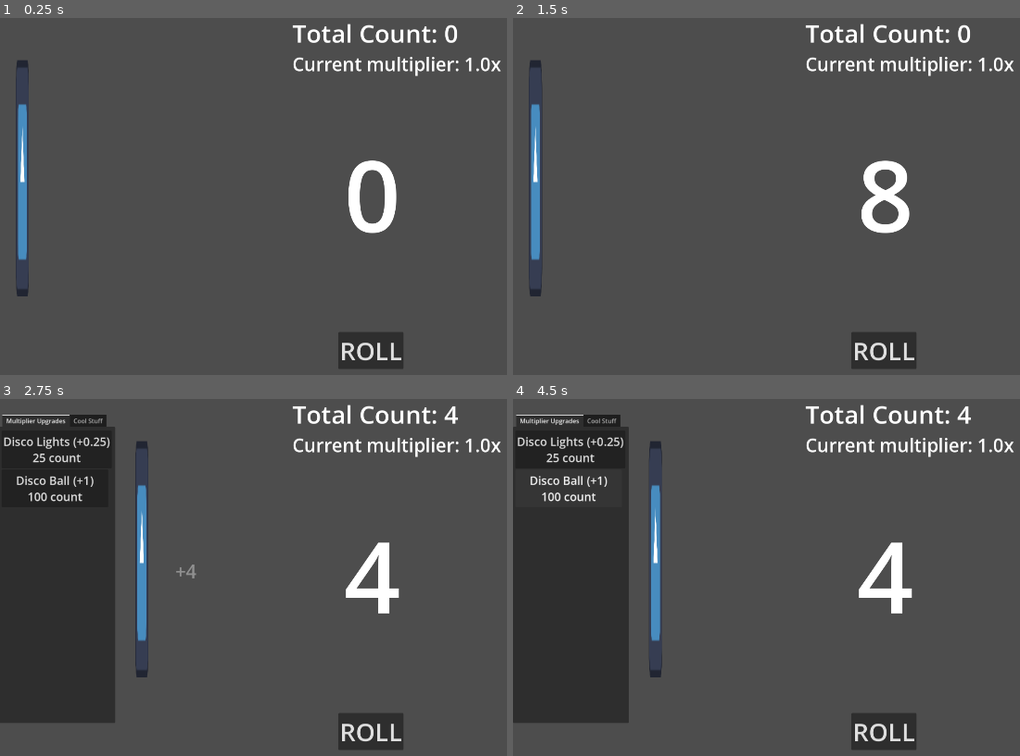
Above: before the commit, frames 1-4 (two rows, left to right).
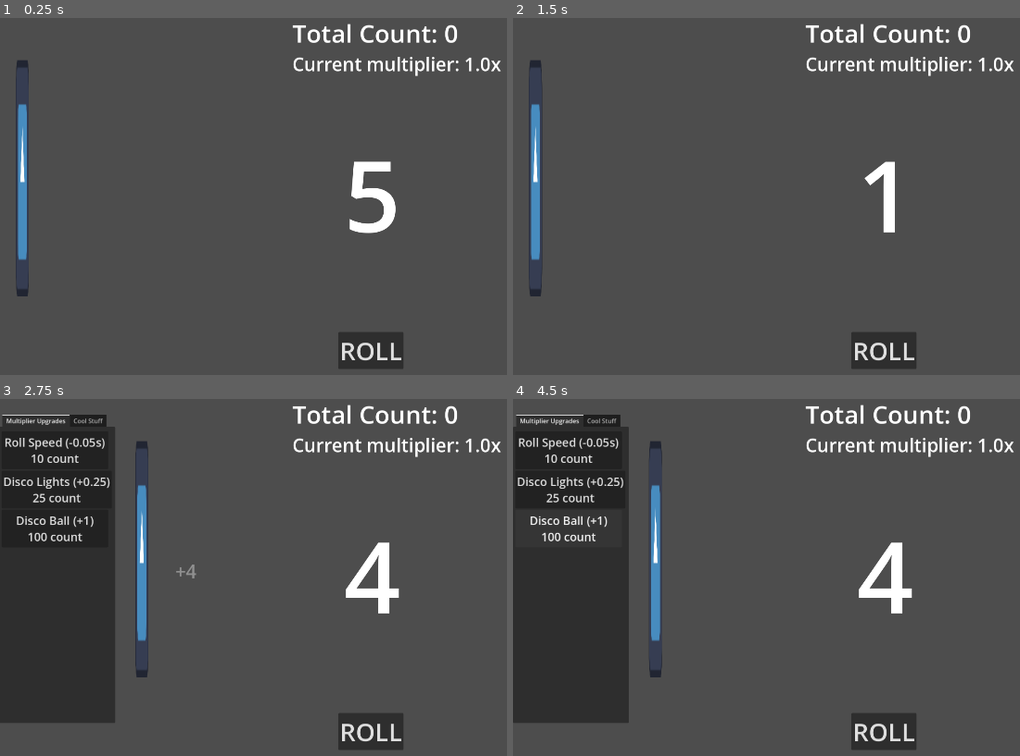
Above: after the commit, the same moments.

Repository: HelloIsReal/Number-Addict
Game: Godot game, scene res://scenes/main.tscn
Two runs of this game, one before a commit and one after it. Both use one fixed random seed, a clock stepped at 60 frames per second and the inputs below. The engine's default icon, where the game draws it, is replaced by a stand-in: a white triangle on a blue panel in a dark square.
Inputs (mouse positions are in pixels of both pictures, inside the frame that each line leads up to):
- Up to frame 1 (0.25 s): no input
- Up to frame 2 (1.5 s): click "ROLL" at 0.5 s; click (533, 178) at 1.25 s
- Up to frame 3 (2.75 s): tap Enter at 2 s; move the mouse to (outside the picture) at 2.02 s; hold Right from 2.03 s (still down); tap Alt at 2.1 s; click (outside the picture) at 2.17 s
- Up to frame 4 (4.5 s): release Right at 2.75 s; click "Disco Lights (+0.25) 25 count" at 2.75 s; click (568, 448) at 3.5 s, where only the run after the commit has a clickable "Roll Speed (-0.05s) 10 count"; click "Disco Ball (+1) 100 count" at 4.25 s

The runs differ from the first frame. In frame 1, 0.7% of the frame differs, in the area x 68-79%, y 39-61%; in frame 2, 1.1%; in frame 3, 1.4%; in frame 4, 1.5%, in the area x 0-91%, y 1-40%.

Commit message:
Reset object shop option + optimization attempt
For some reason the game starts to become more laggy the longer the game is open. I've tried to fix this by replacing the physics_process() functions with static one time call functions.

Diff:
--- a/global.gd
+++ b/global.gd
@@ -1,6 +1,8 @@
 extends Node
 
+signal resetObjects()
 signal rollNumbers()
 signal countAdded(num)
 var totalCount=0
 var currentMult=1
+var rollSpeedReductions=0
--- a/scenes/disco_ball.gd
+++ b/scenes/disco_ball.gd
@@ -4,6 +4,8 @@
 var point=2
 var rotationAmount=1
 
+func _ready():
+	Global.resetObjects.connect(freeObject)
 
 func _physics_process(delta):
 	hue += delta * speed
@@ -13,3 +15,7 @@
 	$ball.self_modulate.a = 0.8
 
 	$ball.rotation+=1*delta
+
+
+func freeObject():
+	queue_free()
--- a/scenes/disco_light.gd
+++ b/scenes/disco_light.gd
@@ -5,6 +5,7 @@
 var rotationAmount=1
 func _ready():
 	disco_rotate()
+	Global.resetObjects.connect(freeObject)
 
 func _physics_process(delta):
 	hue += delta * speed
@@ -25,3 +26,6 @@
 		tween = get_tree().create_tween()
 		tween.tween_property($".", "rotation_degrees", -70, 6)
 		await tween.finished
+
+func freeObject():
+	queue_free()
--- a/scenes/main.gd
+++ b/scenes/main.gd
@@ -1,17 +1,14 @@
 extends Node2D
-#
-#func _ready():
-	#Global.countAdded.connect(updateTotal)
 
-func _physics_process(delta):
+func _ready():
+	updateStats()
+	#Global.countAdded.connect(updateStats)
+#func _physics_process(delta):
+
+
+func _on_roll_button_pressed():
+	Global.emit_signal("rollNumbers")
+
+func updateStats():
 	$totalMult.text = "Current multiplier: %sx" % Global.currentMult
 	$totalCount.text = "Total Count: %d" % Global.totalCount
-	print()
-
-#func updateTotal(num):
-	#Global.totalCount+=num
-
-
-
-func _on_roll_button_button_up():
-	Global.emit_signal("rollNumbers")
--- a/scenes/main.tscn
+++ b/scenes/main.tscn
@@ -37,4 +37,4 @@
 
 [node name="shopSystem" parent="." unique_id=868133078 instance=ExtResource("3_sugp2")]
 
-[connection signal="button_up" from="rollButton" to="." method="_on_roll_button_button_up"]
+[connection signal="pressed" from="rollButton" to="." method="_on_roll_button_pressed"]
--- a/scenes/numberRoller.gd
+++ b/scenes/numberRoller.gd
@@ -9,22 +9,22 @@
 	#pass
 
 	# Insert fade in animation when spawned
-func _physics_process(delta):
-	$number.text = "%d" % displayNumber
+#func _physics_process(delta):
+
 
 
 func roll():
 	if(!rolling):
 		rolling=true
-		for i in range(100):
-
+		for i in range(100-(Global.rollSpeedReductions*5)):
 			await get_tree().create_timer(0.01).timeout
-			if(displayNumber==9):
-				displayNumber=0
-			else:
-				displayNumber+=1
+			#if(displayNumber==9):
+				#displayNumber=0
+			#else:
+				#displayNumber+=1
 			rolledNumber = rng.randi_range(1*Global.currentMult,9*Global.currentMult)
 			displayNumber=rolledNumber
+			$number.text = "%d" % displayNumber
 		var newNumberGain = numberGain.instantiate()
 		get_tree().current_scene.add_child(newNumberGain)
 		Global.countAdded.emit(rolledNumber)
--- a/scenes/shop_system.gd
+++ b/scenes/shop_system.gd
@@ -4,12 +4,16 @@
 var discoBalls=0
 var shopOpen=true
 var rng = RandomNumberGenerator.new()
-var discoLight = preload("res://scenes/disco_light.tscn")
-var discoBall = preload("res://scenes/disco_ball.tscn")
+var discoLightObject = preload("res://scenes/disco_light.tscn")
+var discoBallObject = preload("res://scenes/disco_ball.tscn")
 
-func _physics_process(delta):
+func _ready():
+	updateCosts()
+
+func updateCosts():
 	$"TabContainer/Multiplier Upgrades/discoLights".text = "Disco Lights (+0.25)\n%d count" % (25*(discoLights+1))
 	$"TabContainer/Multiplier Upgrades/discoBalls".text = "Disco Ball (+1)\n%d count" % (100*(discoBalls+1))
+	$"TabContainer/Multiplier Upgrades/rollSpeed".text = "Roll Speed (-0.05s)\n%d count" % (10*((Global.rollSpeedReductions+1)*(Global.rollSpeedReductions+1)))
 	Global.currentMult = 1 + discoLights*0.25 + discoBalls*1
 
 
@@ -24,6 +28,7 @@
 		var tween = get_tree().create_tween()
 		tween.tween_property($".", "position", Vector2(-310,0),0.75).set_trans(Tween.TRANS_CUBIC)
 		print("exited!")
+	updateCosts()
 
 
 func _on_disco_lights_pressed():
@@ -31,16 +36,41 @@
 		print("bought disco light!")
 		Global.totalCount -= (25*(discoLights+1))
 		discoLights+=1
-		var newDiscoLight = discoLight.instantiate()
+		var newDiscoLight = discoLightObject.instantiate()
 		newDiscoLight.position = Vector2(rng.randi_range(150,1700),1080)
 		get_tree().current_scene.add_child(newDiscoLight)
-
+	updateCosts()
 
 func _on_disco_balls_pressed():
 	if Global.totalCount >= (100*(discoBalls+1)):
 		print("bought disco ball!")
 		Global.totalCount -= (100*(discoBalls+1))
 		discoBalls+=1
-		var newDiscoBall = discoBall.instantiate()
+		var newDiscoBall = discoBallObject.instantiate()
 		newDiscoBall.position = Vector2(rng.randi_range(150,1800),75)
 		get_tree().current_scene.add_child(newDiscoBall)
+	updateCosts()
+
+
+func _on_reload_objects_pressed():
+	if Global.totalCount >= 100:
+		print("Bought object reload!")
+		Global.totalCount-= 100
+		Global.resetObjects.emit()
+		for i in range(discoLights):
+			var newDiscoLight = discoLightObject.instantiate()
+			newDiscoLight.position = Vector2(rng.randi_range(150,1700),1080)
+			get_tree().current_scene.add_child(newDiscoLight)
+		for i in range(discoBalls):
+			var newDiscoBall = discoBallObject.instantiate()
+			newDiscoBall.position = Vector2(rng.randi_range(150,1800),75)
+			get_tree().current_scene.add_child(newDiscoBall)
+	updateCosts()
+
+
+func _on_roll_speed_pressed():
+	if Global.totalCount >= (10*((Global.rollSpeedReductions+1)*(Global.rollSpeedReductions+1))):
+		print("bough roll speed reduction!")
+		Global.totalCount -= (10*((Global.rollSpeedReductions+1)*(Global.rollSpeedReductions+1)))
+		Global.rollSpeedReductions+=1
+	updateCosts()
--- a/scenes/shop_system.tscn
+++ b/scenes/shop_system.tscn
@@ -18,12 +18,23 @@
 mouse_filter = 1
 metadata/_tab_index = 0
 
+[node name="rollSpeed" type="Button" parent="TabContainer/Multiplier Upgrades" unique_id=1560047939]
+layout_mode = 0
+offset_left = 6.0
+offset_top = 12.0
+offset_right = 282.0
+offset_bottom = 110.0
+mouse_filter = 1
+theme_override_font_sizes/font_size = 30
+text = "Roll Speed (-0.05s)
+10 count"
+
 [node name="discoLights" type="Button" parent="TabContainer/Multiplier Upgrades" unique_id=815950361]
 layout_mode = 0
 offset_left = 6.0
-offset_top = 10.0
+offset_top = 114.0
 offset_right = 282.0
-offset_bottom = 108.0
+offset_bottom = 212.0
 mouse_filter = 1
 theme_override_font_sizes/font_size = 30
 text = "disco light (+0.25)
@@ -32,9 +43,9 @@
 [node name="discoBalls" type="Button" parent="TabContainer/Multiplier Upgrades" unique_id=1324444711]
 layout_mode = 0
 offset_left = 6.0
-offset_top = 111.0
+offset_top = 215.0
 offset_right = 282.0
-offset_bottom = 209.0
+offset_bottom = 313.0
 mouse_filter = 1
 theme_override_font_sizes/font_size = 30
 text = "disco ball (+1)
@@ -45,6 +56,17 @@
 layout_mode = 2
 mouse_filter = 1
 metadata/_tab_index = 1
+
+[node name="reload objects" type="Button" parent="TabContainer/Cool Stuff" unique_id=869415180]
+layout_mode = 0
+offset_left = 6.0
+offset_top = 655.0
+offset_right = 282.0
+offset_bottom = 753.0
+mouse_filter = 1
+theme_override_font_sizes/font_size = 30
+text = "Reload Objects
+100 count"
 
 [node name="showShopArrow" type="Sprite2D" parent="." unique_id=293898629]
 position = Vector2(369, 452)
@@ -59,6 +81,8 @@
 scale = Vector2(7.927061, 1)
 flat = true
 
+[connection signal="pressed" from="TabContainer/Multiplier Upgrades/rollSpeed" to="." method="_on_roll_speed_pressed"]
 [connection signal="pressed" from="TabContainer/Multiplier Upgrades/discoLights" to="." method="_on_disco_lights_pressed"]
 [connection signal="pressed" from="TabContainer/Multiplier Upgrades/discoBalls" to="." method="_on_disco_balls_pressed"]
+[connection signal="pressed" from="TabContainer/Cool Stuff/reload objects" to="." method="_on_reload_objects_pressed"]
 [connection signal="pressed" from="showShopArrow/showShowArrowButton" to="." method="_on_show_show_arrow_button_pressed"]
